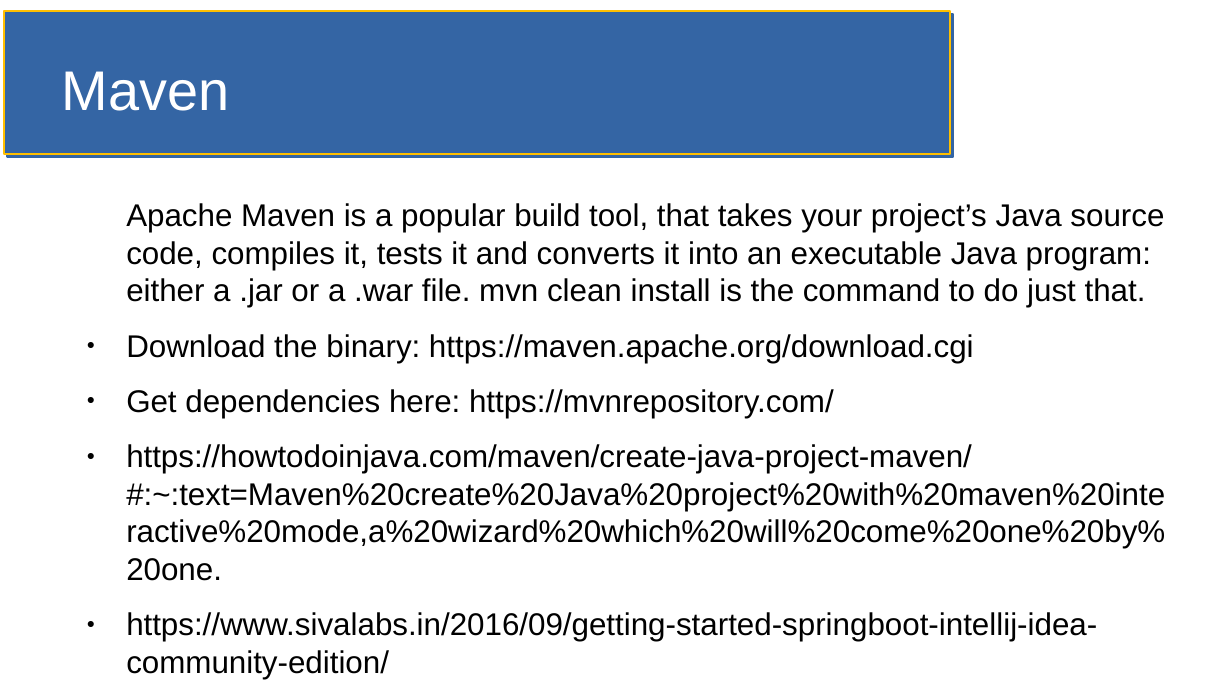
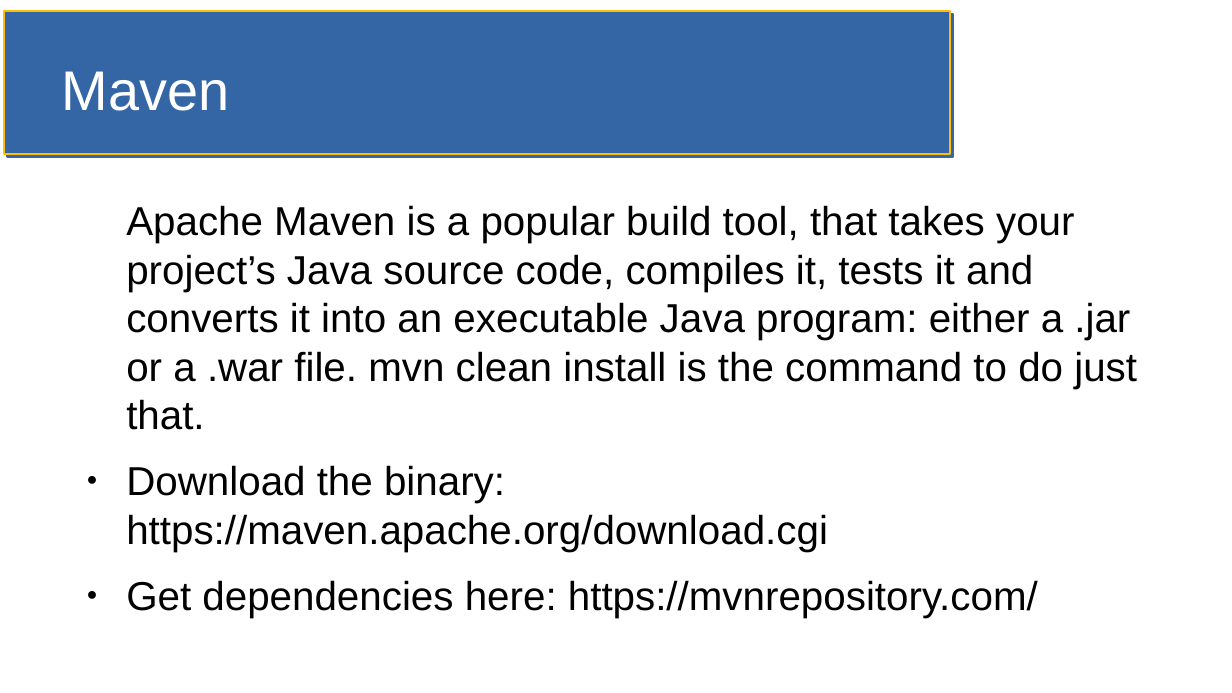
Before and after one commit to jfdoyle3/maven_class, a slide deck: slide 1 of slides/maven.odp. Drawn at 1232x693 pixels with LibreOffice and Linux fonts; fonts in the diff are those of the drawing. Boxes give left, top, right and bottom in pixels: in the first picture for what was removed or moved away, otherwise in the second. Text is boxed around its words. In the diff, an @@ line names an element or a change of style, - is before the commit and + after.

```diff
--- a/slides/maven.odp
+++ b/slides/maven.odp
@@ text "Apache Maven is a popular ..." at box(126, 205, 1137, 618): size 20.1 to 26 pt @@
@@ text at box(126, 444, 1165, 679): paragraphs removed @@
-● https://howtodoinjava.com/maven/create-java-project-maven/#:~:text=Maven%20create%20Java%20project%20with%20maven%20interactive%20mode,a%20wizard%20which%20will%20come%20one%20by%20one.
-● https://www.sivalabs.in/2016/09/getting-started-springboot-intellij-idea-community-edition/
```
Also in this commit, not shown: 7 other files.
